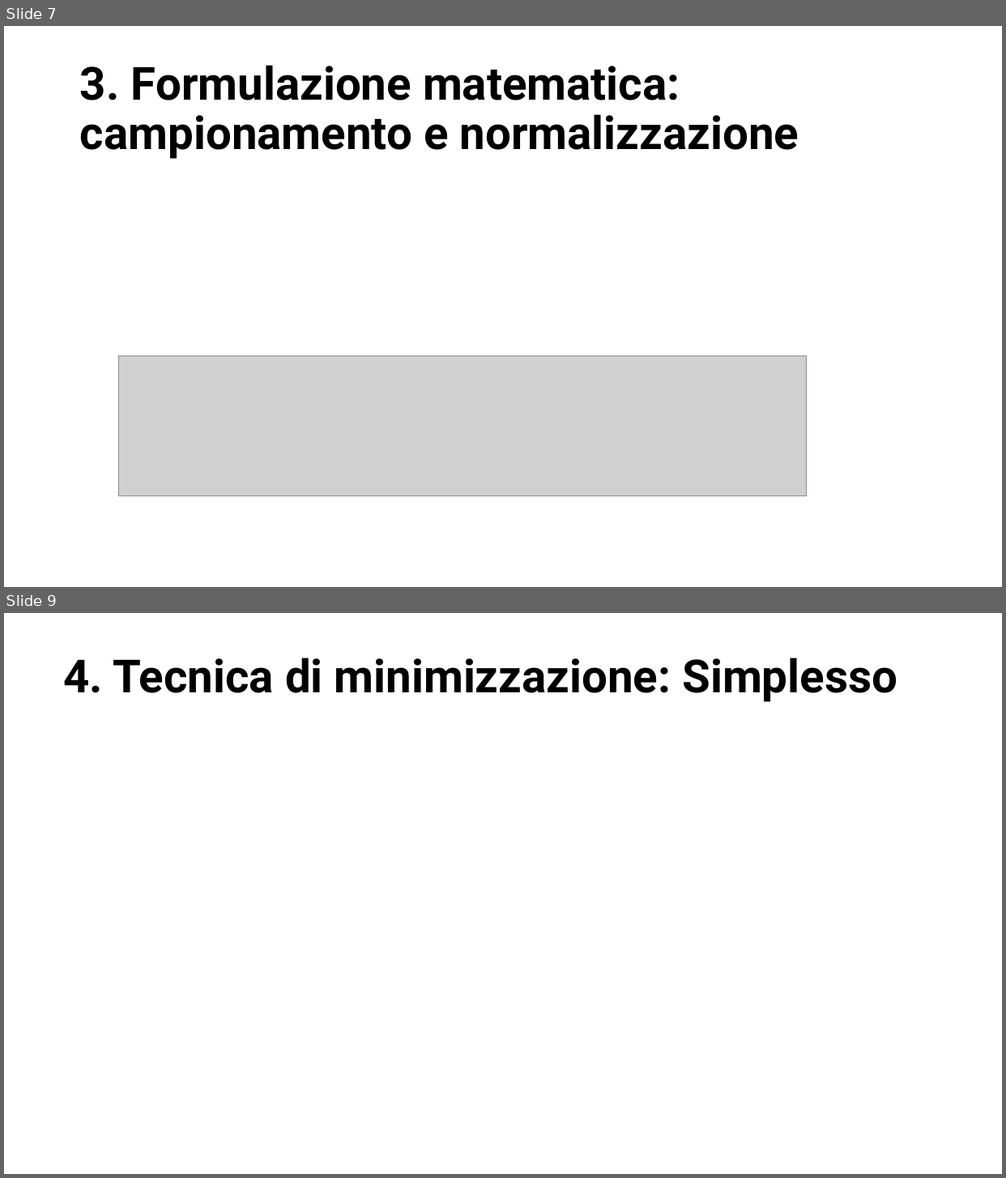
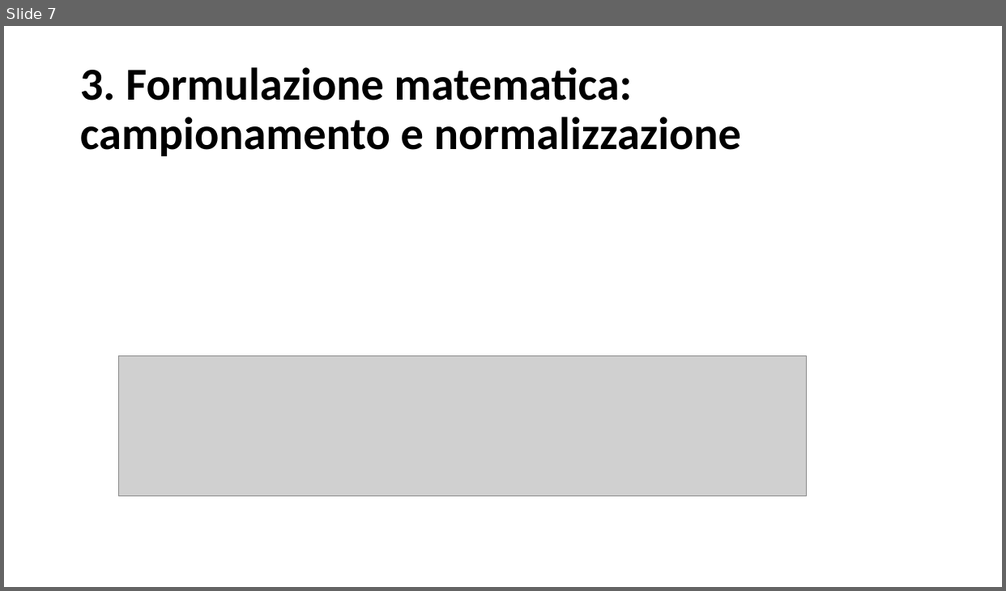
Before and after one commit to BernardoGiordano/NelderMeadMethod, a slide deck: presentazione progetto/Presentazione martone MOTT.pptx. Shown one above the other, each under a label of ours: slides 7 and 9 before the commit, slide 7 after it; the slides between them are not shown. The pictures are 1006x1178 and 1006x591 pixels, drawn with LibreOffice and Linux fonts; fonts in the diff are those of the drawing; grey boxes stand for pictures; background and template pictures are left out. Boxes give left, top, right and bottom in pixels: in the first picture for what was removed or moved away, otherwise in the second. Text is boxed around its words. In the diff, an @@ line names an element or a change of style, - is before the commit and + after.

```diff
--- a/presentazione progetto/Presentazione martone MOTT.pptx
+++ b/presentazione progetto/Presentazione martone MOTT.pptx
@@ slide 9 removed at [4, 613, 1002, 1174], background picture (left out) @@
@@ title removed at [63, 658, 897, 702] @@
-4. Tecnica di minimizzazione: Simplesso
@@ slide 7 changed as well @@
@@ title "3. Formulazione matematica: campionamento e ..." at [80, 67, 741, 156]: font Roboto to Calibri @@
```
Also in this commit, not shown: 6 other slides changed, 2 slides added, 1 other slide removed.
